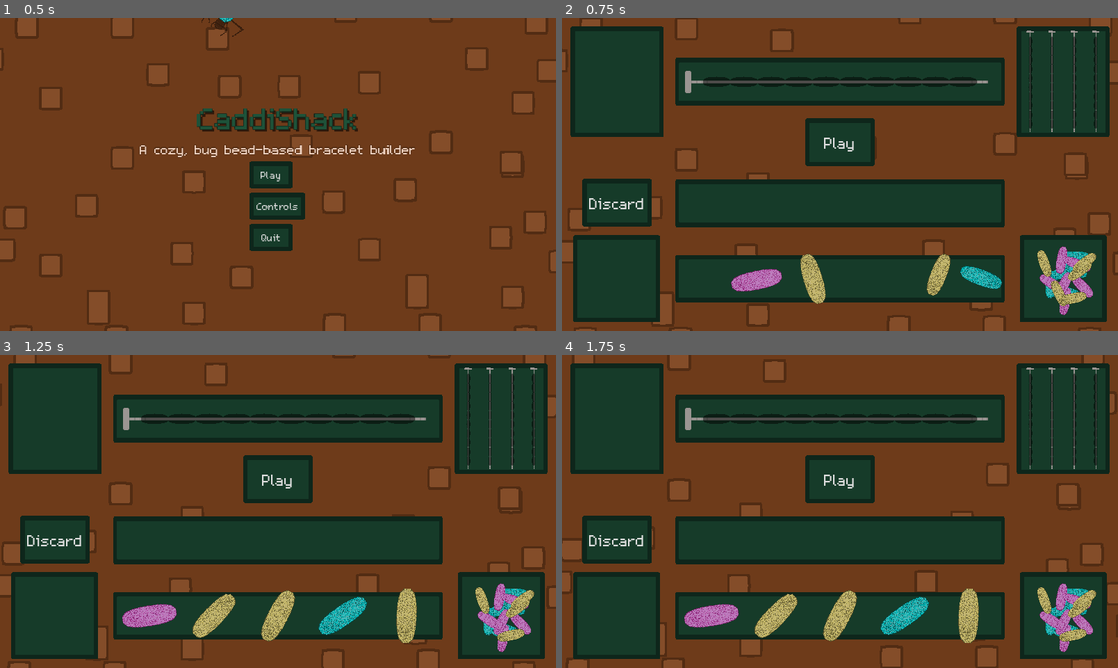
Above: before the commit, frames 1-4 (two rows, left to right).
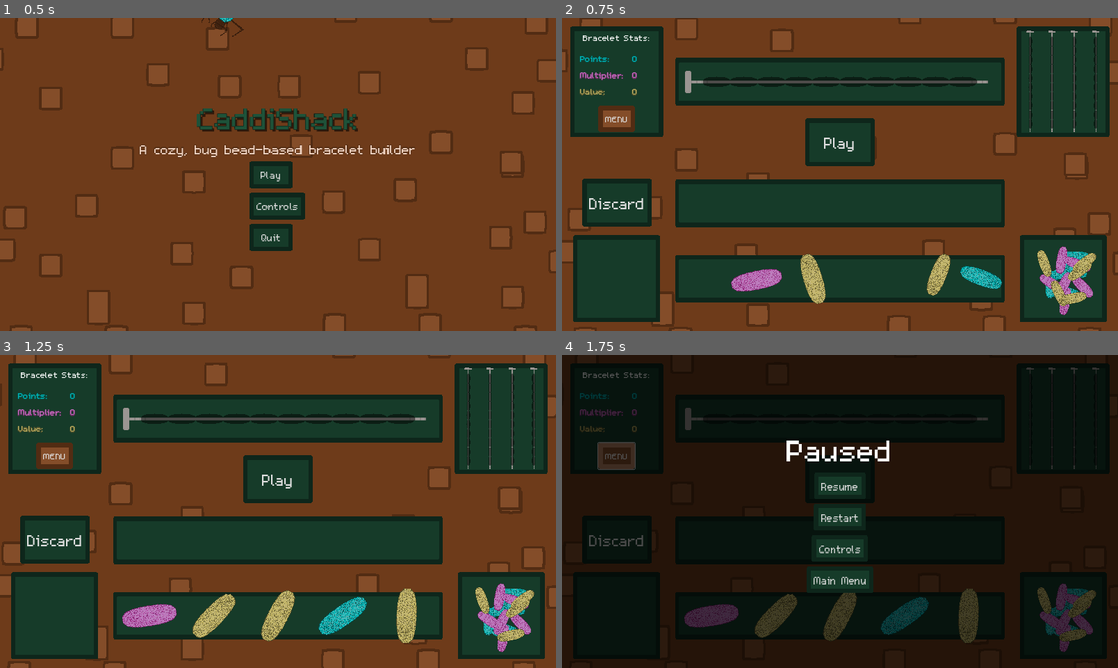
Above: after the commit, the same moments.

Repository: Splashy-Inc/caddishack
Game: Godot game, scene res://SCENES/screen_manager.tscn
Same seed, same stepped clock (60 frames per second), same inputs: the game is played once before the commit and once after it. The engine's default icon, where the game draws it, is replaced by a stand-in: a white triangle on a blue panel in a dark square.
Inputs (mouse positions are in pixels of both pictures, inside the frame that each line leads up to):
- Up to frame 1 (0.5 s): no input
- Up to frame 2 (0.75 s): click "Play" at 0.5 s
- Up to frame 3 (1.25 s): no input
- Up to frame 4 (1.75 s): click (617, 455) at 1.25 s, where only the run after the commit has a clickable "MENU"

Frame 1 is identical in both runs. In frame 2, 1.0% of the frame differs, in the area x 1-19%, y 2-38%; in frame 3, 1.0%; in frame 4, 97%, in the area x 0-100%, y 0-100%.

Commit message:
Set up panel layout

Diff:
--- /dev/null
+++ b/SCENES/CRAFT_STATION/bracelet_info_panel.tscn
@@ -0,0 +1,111 @@
+[gd_scene load_steps=6 format=3 uid="uid://1guuvhm3f7g"]
+
+[ext_resource type="Texture2D" uid="uid://cmuoseeihhp3q" path="res://ASSETS/Art/CRAFT_STATION/Run_Display.png" id="1_125mw"]
+[ext_resource type="PackedScene" uid="uid://l63bub3q0j7s" path="res://SCENES/GUI/pause_button.tscn" id="2_ftofv"]
+[ext_resource type="StyleBox" uid="uid://djqiuusgpwpce" path="res://RESOURCES/brown_button_hover_box_texture.tres" id="3_u5r03"]
+[ext_resource type="StyleBox" uid="uid://b5qasew2vnpnv" path="res://RESOURCES/brown_button_box_texture.tres" id="4_j0hpn"]
+
+[sub_resource type="StyleBoxEmpty" id="StyleBoxEmpty_dynvs"]
+
+[node name="InfoPanel" type="Control"]
+layout_mode = 3
+anchors_preset = 0
+
+[node name="Background" type="TextureRect" parent="."]
+layout_mode = 2
+offset_left = -107.0
+offset_top = -127.0
+offset_right = 107.0
+offset_bottom = 127.0
+texture = ExtResource("1_125mw")
+
+[node name="CenteredPanel" type="PanelContainer" parent="."]
+layout_mode = 0
+offset_left = -97.0
+offset_top = -117.0
+offset_right = 97.0
+offset_bottom = 117.0
+theme_override_styles/panel = SubResource("StyleBoxEmpty_dynvs")
+
+[node name="VBoxContainer" type="VBoxContainer" parent="CenteredPanel"]
+custom_minimum_size = Vector2(168, 0)
+layout_mode = 2
+size_flags_horizontal = 4
+theme_override_constants/separation = 20
+
+[node name="PanelTitle" type="Label" parent="CenteredPanel/VBoxContainer"]
+layout_mode = 2
+size_flags_horizontal = 4
+theme_override_font_sizes/font_size = 32
+text = "Bracelet Stats:"
+horizontal_alignment = 1
+
+[node name="GridContainer" type="GridContainer" parent="CenteredPanel/VBoxContainer"]
+layout_mode = 2
+size_flags_horizontal = 0
+theme_override_constants/h_separation = 20
+theme_override_constants/v_separation = 10
+columns = 2
+
+[node name="PointsLabel" type="Label" parent="CenteredPanel/VBoxContainer/GridContainer"]
+layout_mode = 2
+size_flags_horizontal = 3
+theme_override_colors/font_color = Color(0, 0.721569, 0.721569, 1)
+theme_override_colors/font_outline_color = Color(0, 0.356863, 0.356863, 1)
+theme_override_constants/outline_size = 3
+theme_override_font_sizes/font_size = 32
+text = "Points:"
+
+[node name="PointsNumber" type="Label" parent="CenteredPanel/VBoxContainer/GridContainer"]
+layout_mode = 2
+size_flags_horizontal = 3
+theme_override_colors/font_color = Color(0, 0.721569, 0.721569, 1)
+theme_override_colors/font_outline_color = Color(0, 0.356863, 0.356863, 1)
+theme_override_constants/outline_size = 3
+theme_override_font_sizes/font_size = 32
+text = "0"
+
+[node name="MultLabel" type="Label" parent="CenteredPanel/VBoxContainer/GridContainer"]
+layout_mode = 2
+size_flags_horizontal = 3
+theme_override_colors/font_color = Color(0.737255, 0.454902, 0.737255, 1)
+theme_override_colors/font_outline_color = Color(0.541176, 0.160784, 0.470588, 1)
+theme_override_constants/outline_size = 3
+theme_override_font_sizes/font_size = 32
+text = "Multiplier:"
+horizontal_alignment = 2
+
+[node name="MultNumber" type="Label" parent="CenteredPanel/VBoxContainer/GridContainer"]
+layout_mode = 2
+size_flags_horizontal = 3
+theme_override_colors/font_color = Color(0.737255, 0.454902, 0.737255, 1)
+theme_override_colors/font_outline_color = Color(0.541176, 0.160784, 0.470588, 1)
+theme_override_constants/outline_size = 3
+theme_override_font_sizes/font_size = 32
+text = "0"
+
+[node name="ValueLabel" type="Label" parent="CenteredPanel/VBoxContainer/GridContainer"]
+layout_mode = 2
+size_flags_horizontal = 3
+theme_override_colors/font_color = Color(0.760784, 0.705882, 0.384314, 1)
+theme_override_colors/font_outline_color = Color(0.372549, 0.345098, 0.180392, 1)
+theme_override_constants/outline_size = 3
+theme_override_font_sizes/font_size = 32
+text = "Value:"
+
+[node name="ValueNumber" type="Label" parent="CenteredPanel/VBoxContainer/GridContainer"]
+layout_mode = 2
+size_flags_horizontal = 3
+theme_override_colors/font_color = Color(0.760784, 0.705882, 0.384314, 1)
+theme_override_colors/font_outline_color = Color(0.372549, 0.345098, 0.180392, 1)
+theme_override_constants/outline_size = 3
+theme_override_font_sizes/font_size = 32
+text = "0"
+
+[node name="PauseButton" parent="CenteredPanel/VBoxContainer" instance=ExtResource("2_ftofv")]
+layout_mode = 2
+size_flags_horizontal = 4
+theme_override_font_sizes/font_size = 32
+theme_override_styles/hover = ExtResource("3_u5r03")
+theme_override_styles/normal = ExtResource("4_j0hpn")
+text = "MENU"
--- a/SCENES/CRAFT_STATION/bracelet_station.tscn
+++ b/SCENES/CRAFT_STATION/bracelet_station.tscn
@@ -1,10 +1,10 @@
 [gd_scene load_steps=11 format=3 uid="uid://j7kdpfxltq4j"]
 
-[ext_resource type="PackedScene" path="res://SCENES/CRAFT_STATION/station_background.tscn" id="1_8q7v8"]
+[ext_resource type="PackedScene" uid="uid://bf66yigpmnvq4" path="res://SCENES/CRAFT_STATION/station_background.tscn" id="1_8q7v8"]
 [ext_resource type="Script" path="res://SCRIPTS/CRAFT_STATION/bracelet_station.gd" id="1_opsq7"]
-[ext_resource type="Texture2D" uid="uid://cmuoseeihhp3q" path="res://ASSETS/Art/CRAFT_STATION/Run_Display.png" id="3_53qlp"]
+[ext_resource type="PackedScene" uid="uid://1guuvhm3f7g" path="res://SCENES/CRAFT_STATION/bracelet_info_panel.tscn" id="3_cnyhi"]
 [ext_resource type="PackedScene" uid="uid://dlvsne80igil2" path="res://SCENES/CRAFT_STATION/bracelet_construction_panel.tscn" id="4_2dhfs"]
-[ext_resource type="PackedScene" path="res://SCENES/CRAFT_STATION/complete_bracelet_panel.tscn" id="5_r3loc"]
+[ext_resource type="PackedScene" uid="uid://bqmyglx3n5yyp" path="res://SCENES/CRAFT_STATION/complete_bracelet_panel.tscn" id="5_r3loc"]
 [ext_resource type="PackedScene" uid="uid://juk37sd2sdfi" path="res://SCENES/CRAFT_STATION/bead_set.tscn" id="6_kjoem"]
 [ext_resource type="PackedScene" uid="uid://cmerjff0e20um" path="res://SCENES/CRAFT_STATION/bead_pile.tscn" id="7_atnpg"]
 [ext_resource type="StyleBox" uid="uid://b4ohcrep4kgqi" path="res://RESOURCES/button_box_hover.tres" id="7_wvnwv"]
@@ -18,9 +18,11 @@
 
 [node name="PlayingField" type="Node2D" parent="."]
 
-[node name="InfoPanel" type="Sprite2D" parent="PlayingField"]
-position = Vector2(127, 147)
-texture = ExtResource("3_53qlp")
+[node name="InfoPanel" parent="PlayingField" instance=ExtResource("3_cnyhi")]
+offset_left = 127.0
+offset_top = 147.0
+offset_right = 127.0
+offset_bottom = 147.0
 
 [node name="BraceletPanel" parent="PlayingField" instance=ExtResource("4_2dhfs")]
 
--- a/SCENES/GUI/pause_button.tscn
+++ b/SCENES/GUI/pause_button.tscn
@@ -11,3 +11,5 @@
 size_flags_vertical = 0
 text = "PAUSE"
 script = ExtResource("1_0kkv0")
+
+[connection signal="pressed" from="." to="." method="_on_pressed"]
Not shown: 1 places in SCENES/TERRARIUM/terrarium_station.tscn that only renumber resources
